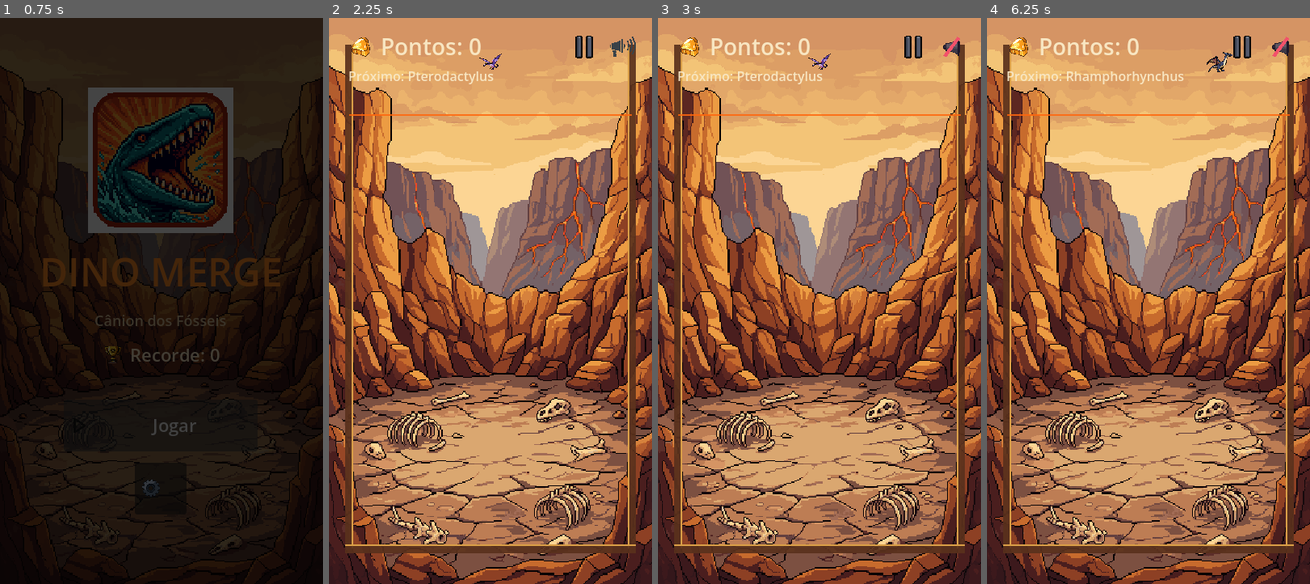
Above: before the commit, frames 1-4 (left to right).
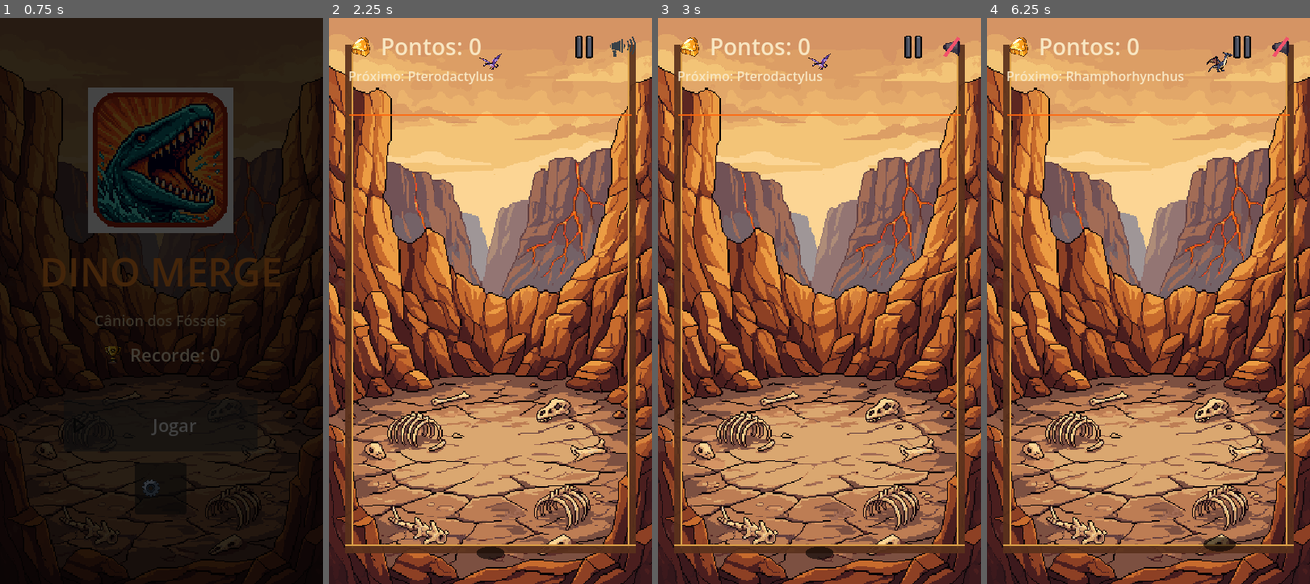
Above: after the commit, the same moments.

Repository: PedroHBGuimaraes/dino-merge
Game: Godot game, scene res://scenes/MainMenu.tscn
Two runs of this game, one before a commit and one after it. Both use one fixed random seed, a clock stepped at 60 frames per second and the inputs below. Sound files missing from this copy of the repository are replaced by a short silence.
Inputs (mouse positions are in pixels of both pictures, inside the frame that each line leads up to):
- Up to frame 1 (0.75 s): click "Jogar" at 0.5 s
- Up to frame 2 (2.25 s): click "Próximo" at 1.25 s; click "Entendi!" at 2 s
- Up to frame 3 (3 s): click (951, 46) at 2.75 s
- Up to frame 4 (6.25 s): click (1242, 46) at 3.5 s; click "Reiniciar" at 4.25 s; click "Sim, reiniciar" at 5 s; tap Enter at 5.75 s; move the mouse to (1219, 272) at 5.77 s; click (1219, 272) at 5.92 s

Frame 1 is identical in both runs. In frame 2, 0.2% of the frame differs, in the area x 45-55%, y 93-96%; in frame 3, 0.2%; in frame 4, 0.2%, in the area x 67-77%, y 91-95%.

Commit message:
Add drop shadow showing where the held dino will land
Adds a flattened dark ellipse at the bottom of the container that
tracks the drag position and marks the real landing spot for the
currently-held dino -- not just the floor, but the top of whatever's
already piled up there, via a downward raycast (collision_mask 3,
matching the dinos+floor/walls layering Dino.tscn already uses) run
from the drop point on every drag move and whenever the next dino
changes.

Implementation notes from getting this working:
- drop_shadow.gd draws directly with draw_circle (flattened via
  draw_set_transform) instead of a texture. A GradientTexture2D-based
  Sprite2D (the same technique the merge flash already uses
  successfully) was tried first but came out invisible in real
  windowed screenshots -- a plain 2-point radial gradient only peaks
  at the exact center pixel and fades to nothing almost immediately,
  which is imperceptible at the size a dino's radius actually needs.
  draw_circle sidesteps that entirely and is the same technique
  dino.gd already uses for its own fallback circle rendering.
- Needed z_index = 1: the floor/pile art sits at the default z_index 0,
  so without the bump the shadow drew *underneath* the floor's opaque
  fill and was invisible for an entirely different reason (verified by
  swapping in a huge fully-opaque debug circle and watching it appear/
  disappear as z_index changed).
- Even correctly layered, matching the shadow's radius 1:1 to the
  dino's own radius read as too subtle at the low end of the size
  range -- bumped to 60% alpha and 1.25x the actual radius so it
  reads clearly as a landing-zone cue rather than a faint smudge.

Validated with a real windowed run: dragged the preview over open
floor on both sides (shadow sits at floor level, alpha clearly visible
in screenshots) and then over a 3-dino pile (shadow jumps up to sit
just above the topmost dino instead of falling through to the floor,
confirming the raycast finds the real surface). Headless smoke test
after cleanup: no SCRIPT ERROR/MissingNode/etc.

Co-Authored-By: Claude Sonnet 5 <noreply@anthropic.com>
Claude-Session: https://claude.ai/code/session_01X1uDHiEGATE3f3rNYNcStR

Diff:
--- /dev/null
+++ b/scripts/drop_shadow.gd
@@ -0,0 +1,28 @@
+extends Node2D
+
+## Flattened shadow ellipse marking where the currently-held dino would
+## land. Drawn directly with draw_circle (flattened via a transform,
+## same technique dino.gd already uses for its fallback circle) rather
+## than a texture -- no new art asset needed, and avoids any texture/
+## gradient edge cases at small on-screen sizes.
+
+const SHADOW_COLOR := Color(0, 0, 0, 0.6)
+const FLATTEN := 0.45
+## Drawn a bit larger than the actual dino radius -- a shadow sized to
+## match exactly reads as too subtle/thin at the small end of the size
+## range to work as a landing-zone cue.
+const SIZE_BOOST := 1.25
+
+var radius: float = 20.0
+
+
+func set_radius(r: float) -> void:
+	if r == radius:
+		return
+	radius = r
+	queue_redraw()
+
+
+func _draw() -> void:
+	draw_set_transform(Vector2.ZERO, 0.0, Vector2(1.0, FLATTEN))
+	draw_circle(Vector2.ZERO, radius * SIZE_BOOST, SHADOW_COLOR)
--- a/scripts/main.gd
+++ b/scripts/main.gd
@@ -22,9 +22,12 @@
 ## screen shake on top of the usual particles/pop (top ~6 of 32 levels).
 const HIGH_MERGE_SHAKE_LEVEL := 26
 
+const DROP_SHADOW_SCRIPT := preload("res://scripts/drop_shadow.gd")
+
 var next_level_index: int = 0
 var can_drop: bool = true
 var preview_x: float = 360.0
+var drop_shadow: Node2D
 
 @onready var camera: Camera2D = $Camera2D
 @onready var gameplay_root: Node2D = $GameplayRoot
@@ -88,6 +91,8 @@
 	pause_settings_panel.visible = false
 	legendary_banner.visible = false
 	tutorial_panel.visible = false
+	drop_shadow = _create_drop_shadow()
+	gameplay_root.add_child(drop_shadow)
 	next_level_index = _random_spawn_level()
 	_update_preview()
 
@@ -144,6 +149,7 @@
 	var radius := DinoChain.get_level(next_level_index).radius
 	preview_x = clamp(x, LEFT_X + radius, RIGHT_X - radius)
 	spawner_preview.position.x = preview_x
+	_update_drop_shadow()
 
 
 func _drop() -> void:
@@ -166,6 +172,42 @@
 	spawner_preview.set_level(next_level_index)
 	spawner_preview.position.x = preview_x
 	next_label.text = "Próximo: " + DinoChain.get_level(next_level_index).dino_name
+	_update_drop_shadow()
+
+
+## Builds the flat dark ellipse used to mark where the currently-held
+## dino would land -- see drop_shadow.gd.
+func _create_drop_shadow() -> Node2D:
+	var shadow := Node2D.new()
+	shadow.set_script(DROP_SHADOW_SCRIPT)
+	# Floor/pile art already sits at z_index 0; without a bump the shadow
+	# would draw *underneath* the floor's opaque fill and never be seen.
+	shadow.z_index = 1
+	return shadow
+
+
+## Raycasts straight down from the drop point at the current preview X
+## to find where the held dino would actually land -- the floor, or the
+## top of whatever's already piled up there -- and resizes the shadow
+## to match that dino's real diameter. Called on every drag move and
+## whenever the preview dino changes, per the "atualiza em tempo real"
+## requirement; not re-cast every frame since nothing changes between
+## drags.
+func _update_drop_shadow() -> void:
+	if GameManager.is_game_over:
+		drop_shadow.visible = false
+		return
+	var lvl := DinoChain.get_level(next_level_index)
+	var origin := gameplay_root.to_global(Vector2(preview_x, SPAWN_Y))
+	var target := gameplay_root.to_global(Vector2(preview_x, 1210.0))
+	var query := PhysicsRayQueryParameters2D.create(origin, target)
+	query.collision_mask = 3  # dinos (layer 2) + floor/walls (layer 1)
+	var result := get_world_2d().direct_space_state.intersect_ray(query)
+	var landing_y: float = result.position.y if result else target.y
+
+	drop_shadow.visible = true
+	drop_shadow.global_position = Vector2(origin.x, landing_y)
+	drop_shadow.set_radius(lvl.radius)
 
 
 func spawn_merged_dino(index: int, global_pos: Vector2, score_awarded: int) -> void:
@@ -405,6 +447,7 @@
 	continue_btn.disabled = false
 	restart_button.disabled = false
 	pause_button.visible = false
+	drop_shadow.visible = false
 
 	if GameManager.is_new_record:
 		record_sfx.play()
